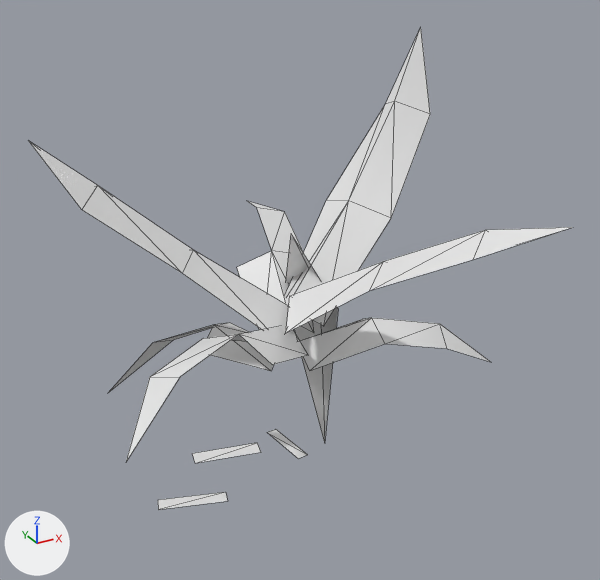
A saved change to the OBJ model game/assets/models/plants/SM_Plant_HeliconiaClump_Leaf_LOD2.obj.
Rendered twice from a camera (50 mm lens) standing at (-2.1, -3.93, 3.46) and looking at (0.08, 0.04, 1.48). The axes (+X, +Y, +Z) are drawn at lower left. The lights are the same throughout. The first picture is the older version. Mesh edges are drawn as thin lines. Where no turn or scale is listed for an object, it has been applied to the vertices.

In view in the first picture: 'SM_Plant_HeliconiaClump_Leaf_LOD2'.
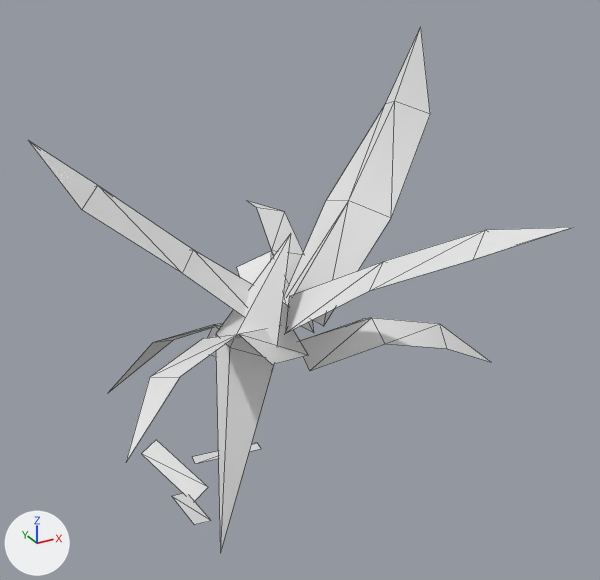
Boxes [x1, y1, x2, y2] around the edits, measured in the pictures (600 x 580 px; the box of a moved part takes in the faces that stretch with it):
'SM_Plant_HeliconiaClump_Leaf_LOD2', reshaped (9% taller): before [29, 28, 572, 510]; after [29, 28, 572, 553]
part 1 of me_sm_plant_heliconiaclump_leaf_lod2, moved or reshaped: before [198, 235, 338, 463]; after [142, 234, 291, 553]
part 2 of me_sm_plant_heliconiaclump_leaf_lod2, moved or reshaped: before [158, 492, 227, 510]; after [172, 494, 211, 525]
part 3 of me_sm_plant_heliconiaclump_leaf_lod2, moved or reshaped: before [192, 443, 255, 463]; after [193, 443, 254, 464]

The change, as a list of edits to the scene's bpy script:
```text
Change me_sm_plant_heliconiaclump_leaf_lod2:
    used by ob_sm_plant_heliconiaclump_leaf_lod2; location = (0.0, 0.0, 0.0)
    remove me_sm_plant_heliconiaclump_leaf_lod2.from_pydata(...)  # 83 vertices, 68 faces; spans x -1.28..1.38, y -1.39..1.41, z 0.04..2.88
    add me_sm_plant_heliconiaclump_leaf_lod2.from_pydata(...)  # 83 vertices, 68 faces; spans x -1.28..1.38, y -1.39..1.41, z -0.11..2.88
    me_sm_plant_heliconiaclump_leaf_lod2 part 1
    me_sm_plant_heliconiaclump_leaf_lod2.vertices[67].co: (0.04, 0.54, 0.04) -> (0.04, 0.54, 0.07)  # pixel (261, 452) -> pixel (261, 448)
    me_sm_plant_heliconiaclump_leaf_lod2.vertices[70].co: (0.19, 0.74, 0.04) -> (-0.42, 0.42, -0.02)  # pixel (266, 432) -> pixel (208, 487)
    me_sm_plant_heliconiaclump_leaf_lod2.vertices[71].co: (0.24, 0.34, 0.04) -> (-0.6, 0.92, 0.13)  # pixel (298, 458) -> pixel (156, 439)
    me_sm_plant_heliconiaclump_leaf_lod2.vertices[72].co: (0.32, 0.35, 0.04) -> (-0.73, 0.87, 0.08)  # pixel (307, 454) -> pixel (141, 453)
    me_sm_plant_heliconiaclump_leaf_lod2.vertices[73].co: (0.27, 0.75, 0.04) -> (-0.55, 0.38, -0.07)  # pixel (275, 429) -> not seen
    me_sm_plant_heliconiaclump_leaf_lod2.vertices[79].co: (0.34, 0.02, 1.3) -> (-0.43, 0.13, 1.27)  # pixel (338, 308) -> pixel (215, 333)
    me_sm_plant_heliconiaclump_leaf_lod2.vertices[80].co: (0.34, 0.25, 1.34) -> (-0.44, -0.09, 1.29)  # not seen -> pixel (229, 347)
    me_sm_plant_heliconiaclump_leaf_lod2.vertices[81].co: (0.16, 0.39, 1.32) -> (-0.25, -0.27, 1.24)
    me_sm_plant_heliconiaclump_leaf_lod2.vertices[82].co: (0.43, 0.32, 0.11) -> (-0.57, -0.12, -0.11)  # pixel (324, 443) -> pixel (220, 553)
    me_sm_plant_heliconiaclump_leaf_lod2 part 2
    me_sm_plant_heliconiaclump_leaf_lod2.vertices[74].co: (-0.36, 0.24, 0.04) -> (-0.61, -0.09, 0.14)  # pixel (225, 492) -> pixel (211, 520)
    me_sm_plant_heliconiaclump_leaf_lod2.vertices[75].co: (-0.79, 0.38, 0.04) -> (-0.54, 0.49, -0.07)  # pixel (157, 500) -> not seen
    me_sm_plant_heliconiaclump_leaf_lod2.vertices[76].co: (-0.82, 0.29, 0.04) -> (-0.65, 0.5, -0.06)  # pixel (158, 509) -> pixel (171, 496)
    me_sm_plant_heliconiaclump_leaf_lod2.vertices[77].co: (-0.39, 0.15, 0.04) -> (-0.71, -0.08, 0.14)  # pixel (227, 501) -> pixel (194, 524)
    me_sm_plant_heliconiaclump_leaf_lod2 part 3
    me_sm_plant_heliconiaclump_leaf_lod2.vertices[69].co: (-0.4, 0.75, 0.04) -> (-0.4, 0.75, 0.01)  # pixel (192, 453) -> pixel (192, 456)
```
